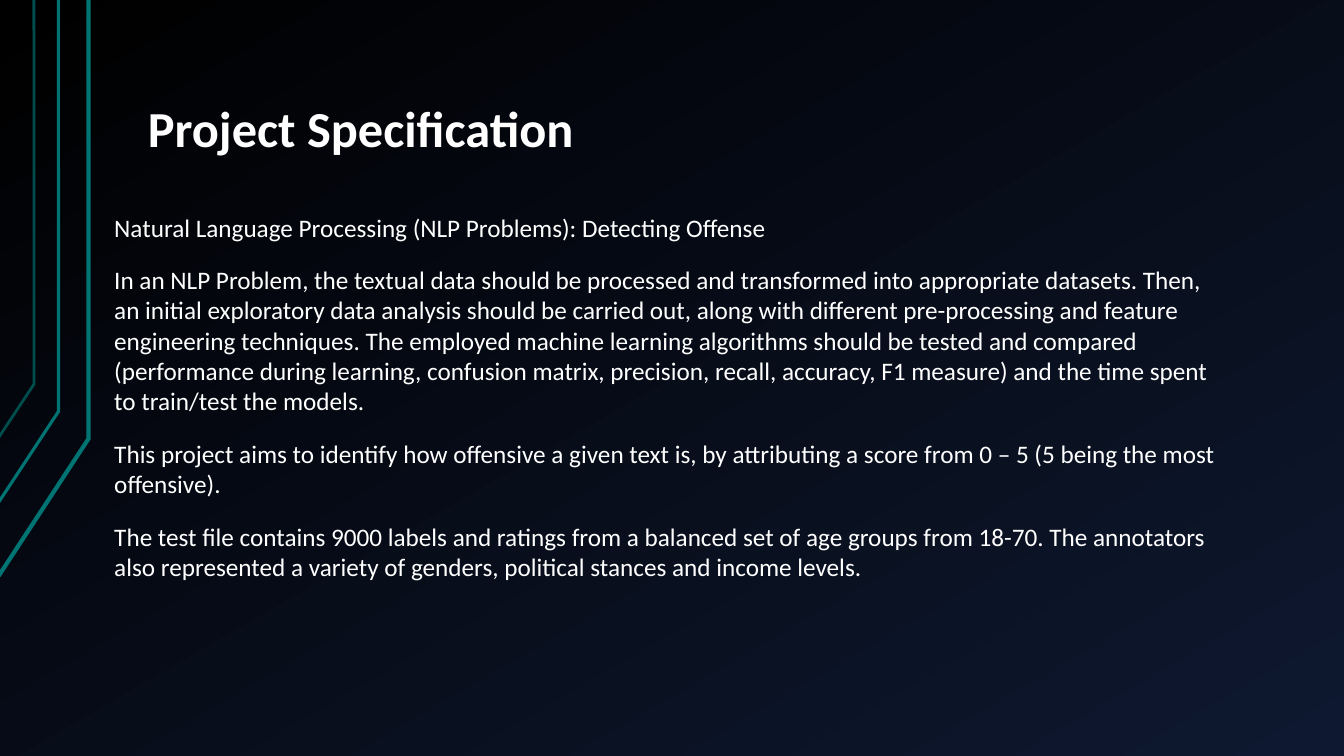
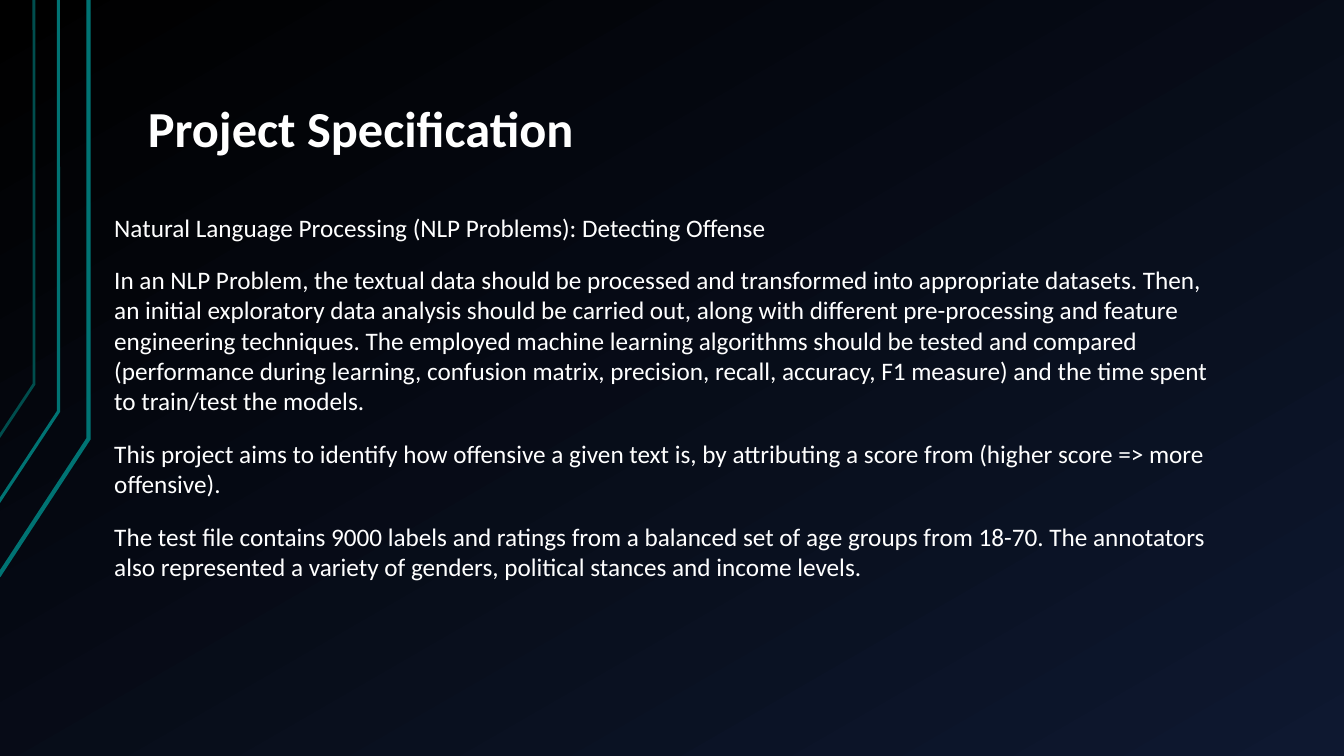
Before and after one commit to Zeze35H/IART, a slide deck: slide 2 of P2/Final_Delivery.pptx. Drawn at 1344x756 pixels with LibreOffice and Linux fonts; fonts in the diff are those of the drawing. Boxes give left, top, right and bottom in pixels: in the first picture for what was removed or moved away, otherwise in the second. Text is boxed around its words. In the diff, an @@ line names an element or a change of style, - is before the commit and + after.

```diff
--- a/P2/Final_Delivery.pptx
+++ b/P2/Final_Delivery.pptx
@@ text at <box>114,444,1203,497</box>: text changed @@
-This project aims to identify how offensive a given text is, by attributing a score from 0 – 5 (5 being the most offensive).
+This project aims to identify how offensive a given text is, by attributing a score from (higher score => more offensive).
```
Also in this commit, not shown: 3 other slides changed, 2 slides added, 7 other files.
